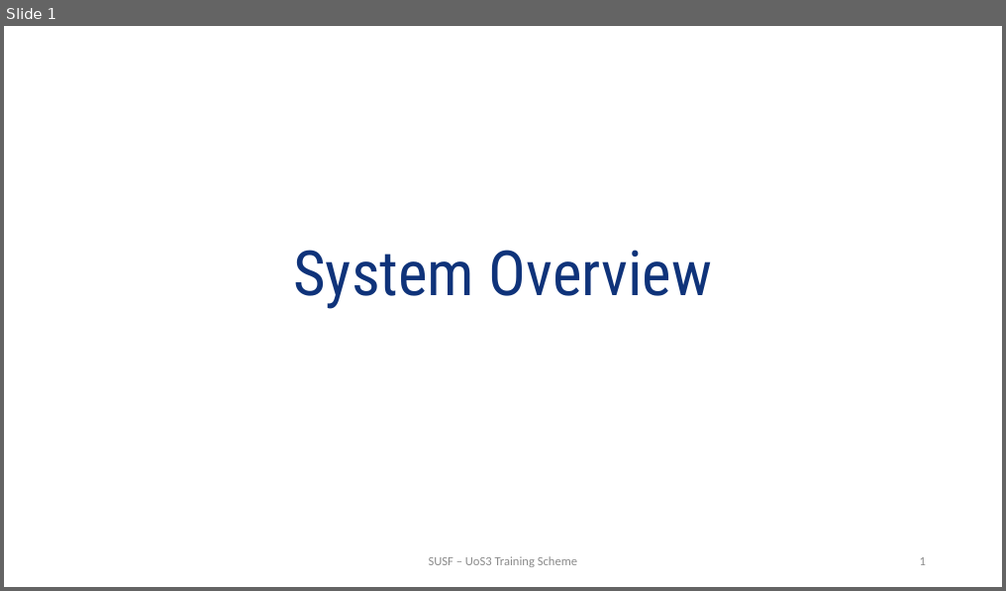
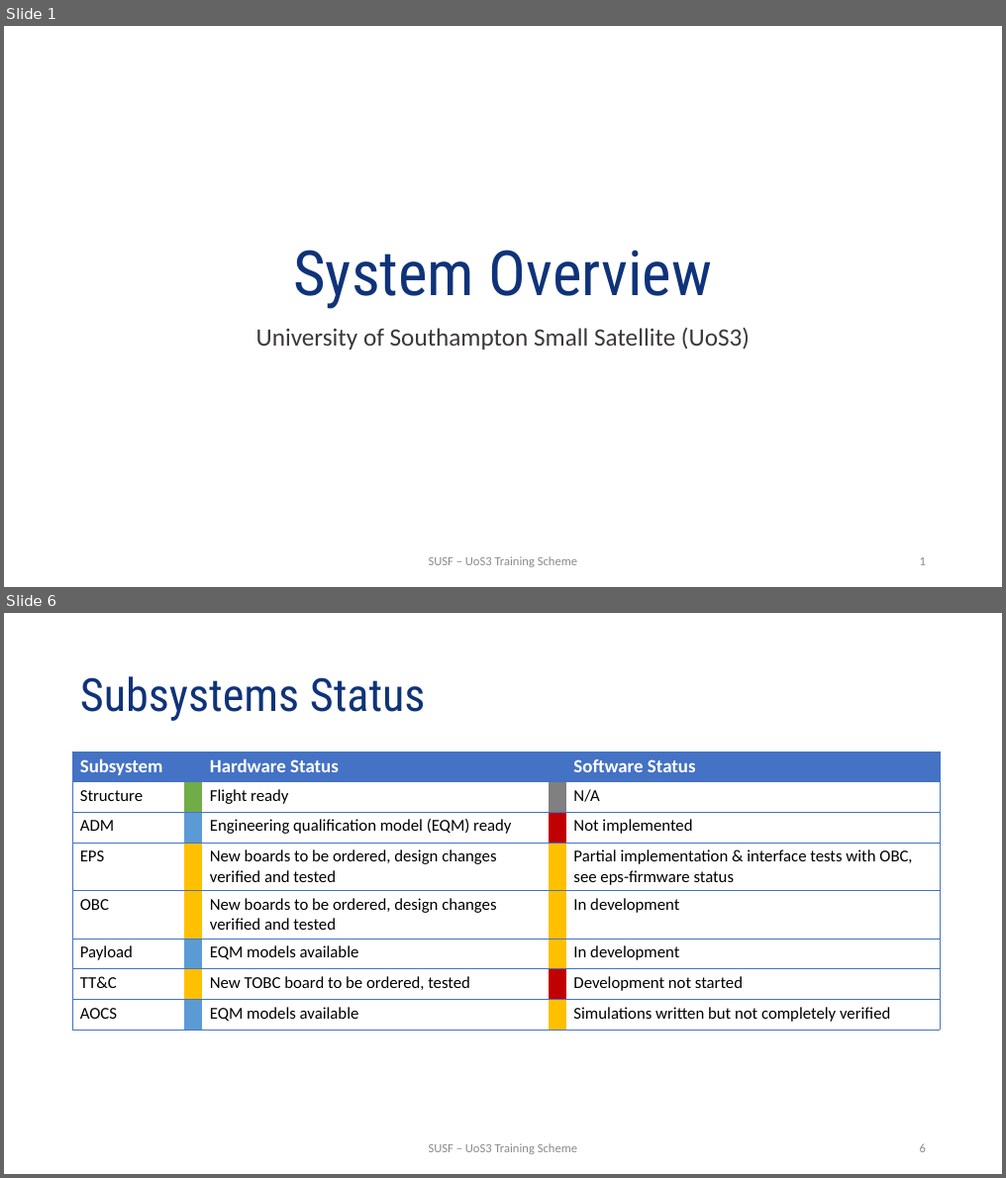
Before and after one commit to uos3/training-scheme, a slide deck: platform/UTS_SystemOverview.pptx. Shown one above the other, each under a label of ours: slide 1 before the commit, slides 1 and 6 after it; the slides between them are not shown. The pictures are 1006x591 and 1006x1178 pixels, drawn with LibreOffice and Linux fonts; fonts in the diff are those of the drawing; background and template pictures are left out. Boxes give left, top, right and bottom in pixels: in the first picture for what was removed or moved away, otherwise in the second. Text is boxed around its words. In the diff, an @@ line names an element or a change of style, - is before the commit and + after.

```diff
--- a/platform/UTS_SystemOverview.pptx
+++ b/platform/UTS_SystemOverview.pptx
@@ slide 6 added at [4, 613, 1002, 1174], background #FFFFFF @@
@@ title added at [80, 676, 426, 721], 44 pt, text #0F337A @@
+Subsystems Status
@@ table added at [73, 752, 938, 1029], 8 rows, 5 columns @@
+Subsystem |  | Hardware Status |  | Software Status
+Structure |  | Flight ready |  | N/A
+ADM |  | Engineering qualification model (EQM) ready |  | Not implemented
+EPS |  | New boards to be ordered, design changes verified and tested |  | Partial implementation & interface tests with OBC, see eps-firmware status
+OBC |  | New boards to be ordered, design changes verified and tested |  | In development
+Payload |  | EQM models available |  | In development
+TT&C |  | New TOBC board to be ordered, tested |  | Development not started
+AOCS |  | EQM models available |  | Simulations written but not completely verified
@@ text added at [429, 1144, 577, 1155], 12 pt, text #8C8C8C @@
+SUSF – UoS3 Training Scheme
@@ page number added at [920, 1144, 926, 1153], 12 pt, text #8C8C8C @@
+6
@@ slide 1 changed as well @@
@@ subtitle added at [256, 327, 749, 350], 24 pt, text #3B3838 @@
+University of Southampton Small Satellite (UoS3)
```
Also in this commit, not shown: 5 other slides added.
